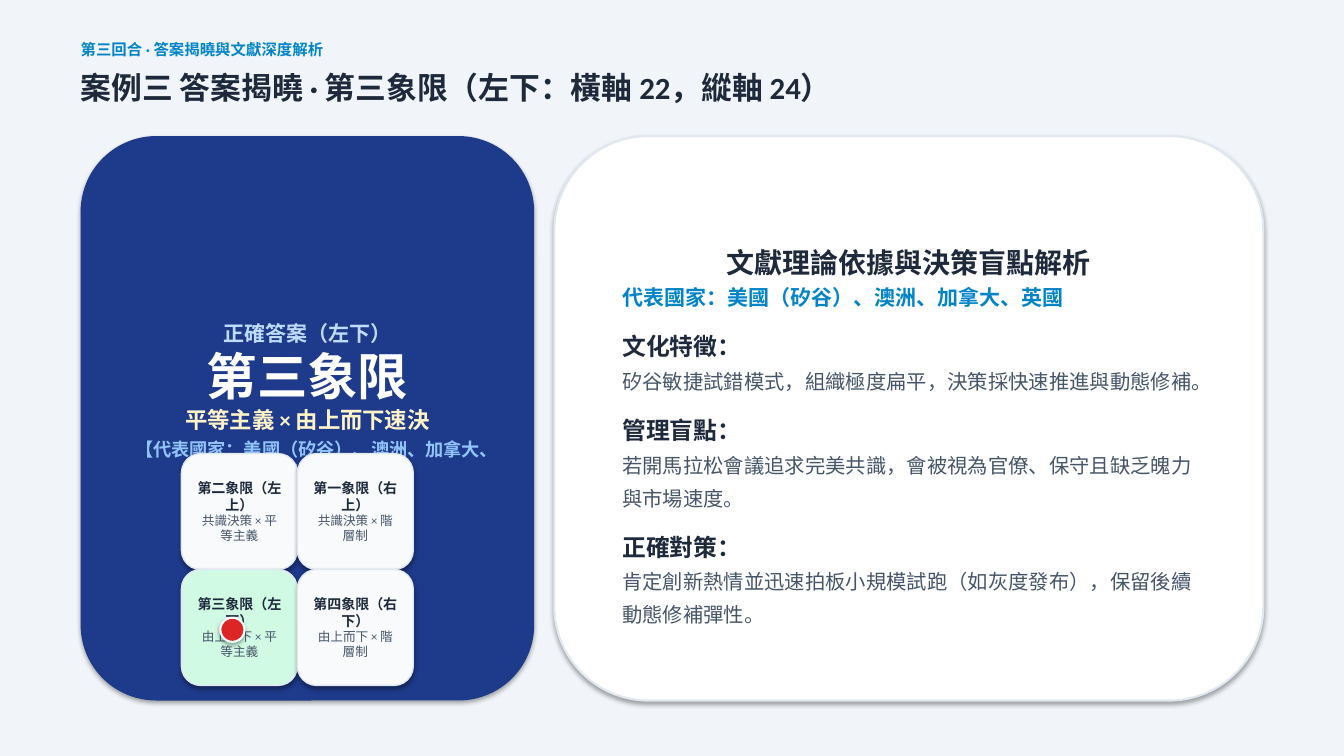
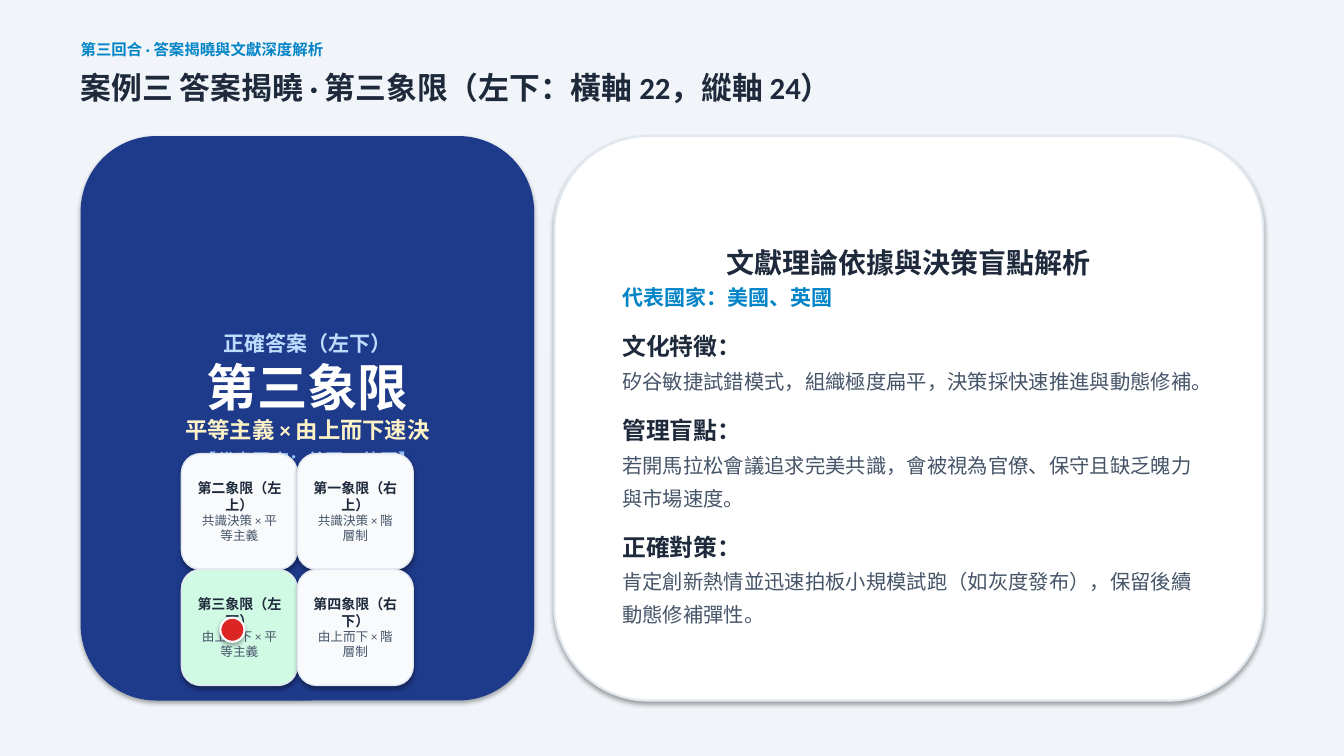
Before and after one commit to routerdd1818-tech/OB, a slide deck: slide 10 of 誰是文化王_備案簡報_Who_Is_Culture_King.pptx. Drawn at 1344x756 pixels with LibreOffice and Linux fonts; fonts in the diff are those of the drawing. Boxes give left, top, right and bottom in pixels: in the first picture for what was removed or moved away, otherwise in the second. Text is boxed around its words. In the diff, an @@ line names an element or a change of style, - is before the commit and + after.

```diff
--- a/誰是文化王_備案簡報_Who_Is_Culture_King.pptx
+++ b/誰是文化王_備案簡報_Who_Is_Culture_King.pptx
@@ text in rounded rectangle at (622, 287, 832, 307): text changed @@
-代表國家：美國（矽谷）、澳洲、加拿大、英國
+代表國家：美國、英國
@@ text in rounded rectangle at (199, 448, 417, 472): text changed @@
-【代表國家：美國（矽谷）、澳洲、加拿大、英國】
+【代表國家：美國、英國】
```
Also in this commit, not shown: 5 other slides changed, 5 other files.
